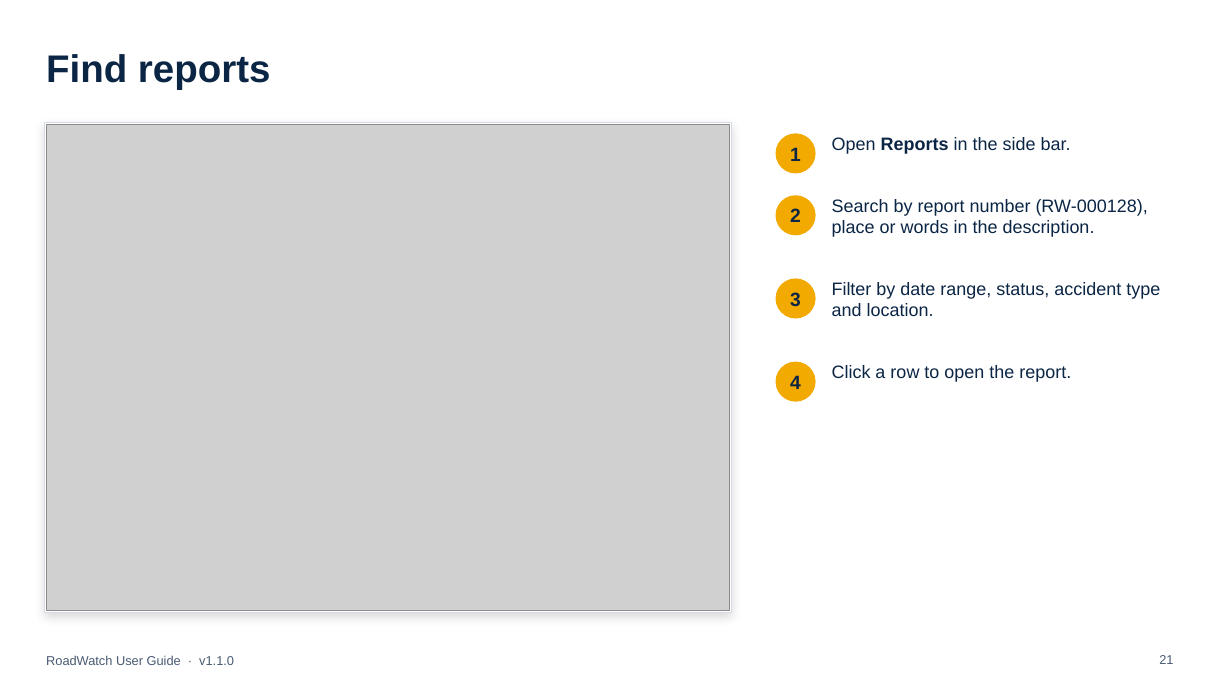
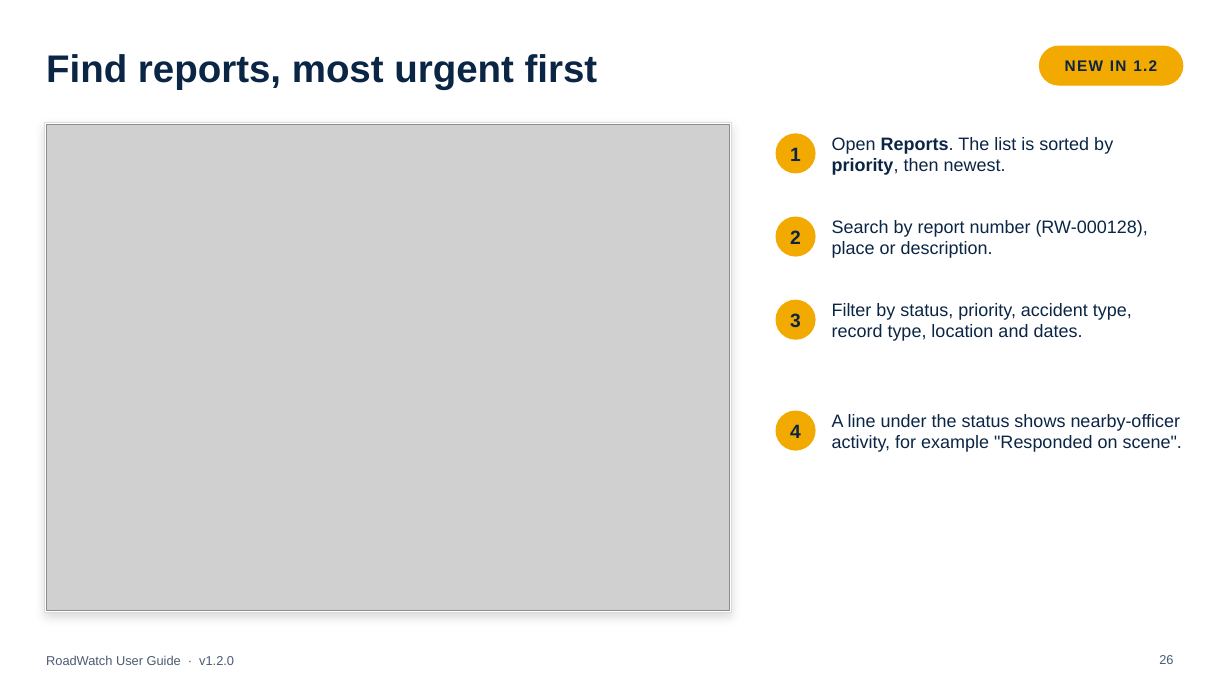
Before and after one commit to l3n8n-ocd/roadwatch, a slide deck: slide 26 of docs/user-guide/RoadWatch-User-Guide.pptx (slide 21 before the commit). Drawn at 1232x693 pixels with LibreOffice and Linux fonts; fonts in the diff are those of the drawing; grey boxes stand for pictures. Boxes give left, top, right and bottom in pixels: in the first picture for what was removed or moved away, otherwise in the second. Text is boxed around its words. In the diff, an @@ line names an element or a change of style, - is before the commit and + after.

Commit message:
docs: PowerPoint user guide v1.2.0 for every role: what is new, report priority, On duty and nearby alerts, confirm or reject on scene, Users toolbar, alert range, the Guide and Read aloud; new web and app addresses (#26)

```diff
--- a/docs/user-guide/RoadWatch-User-Guide.pptx
+++ b/docs/user-guide/RoadWatch-User-Guide.pptx
@@ title at (46,54,598,90): text changed @@
-Find reports
+Find reports, most urgent first
@@ rounded rectangle added at (1040,46,1183,85), fill #F2A900, outline #F2A900 1 pt @@
@@ text added at (1065,60,1157,71), 12 pt, text #0B2545, bold @@
+NEW IN 1.2
@@ text at (832,137,1113,175): text changed @@
-Open Reports in the side bar.
+Open Reports. The list is sorted by priority, then newest.
@@ text at (832,220,1148,258): text changed @@
-Search by report number (RW-000128), place or words in the description.
+Search by report number (RW-000128), place or description.
@@ 2 texts, 2 ellipses: place and size @@
-2 texts, 2 ellipses at (776,196,815,318)
+2 texts, 2 ellipses at (776,217,815,339)
@@ text at (832,303,1132,341): text changed @@
-Filter by date range, status, accident type and location.
+Filter by status, priority, accident type, record type, location and dates.
@@ text removed at (832,365,1071,382) @@
-Click a row to open the report.
@@ text "4": place and size @@
-text "4" at (790,375,801,389)
+text "4" at (790,424,801,438)
@@ ellipse: place and size @@
-ellipse at (776,362,815,401)
+ellipse at (776,411,815,450)
@@ text added at (832,414,1182,452), 14 pt, text #0B2545 @@
+A line under the status shows nearby-officer activity, for example "Responded on scene".
@@ text at (46,655,234,665): text changed @@
-RoadWatch User Guide · v1.1.0
+RoadWatch User Guide · v1.2.0
@@ page number at (1159,655,1173,664): text changed @@
-21
+26
```
Also in this commit, not shown: 29 other slides changed, 9 slides added, 1 slide removed, 1 other file.
